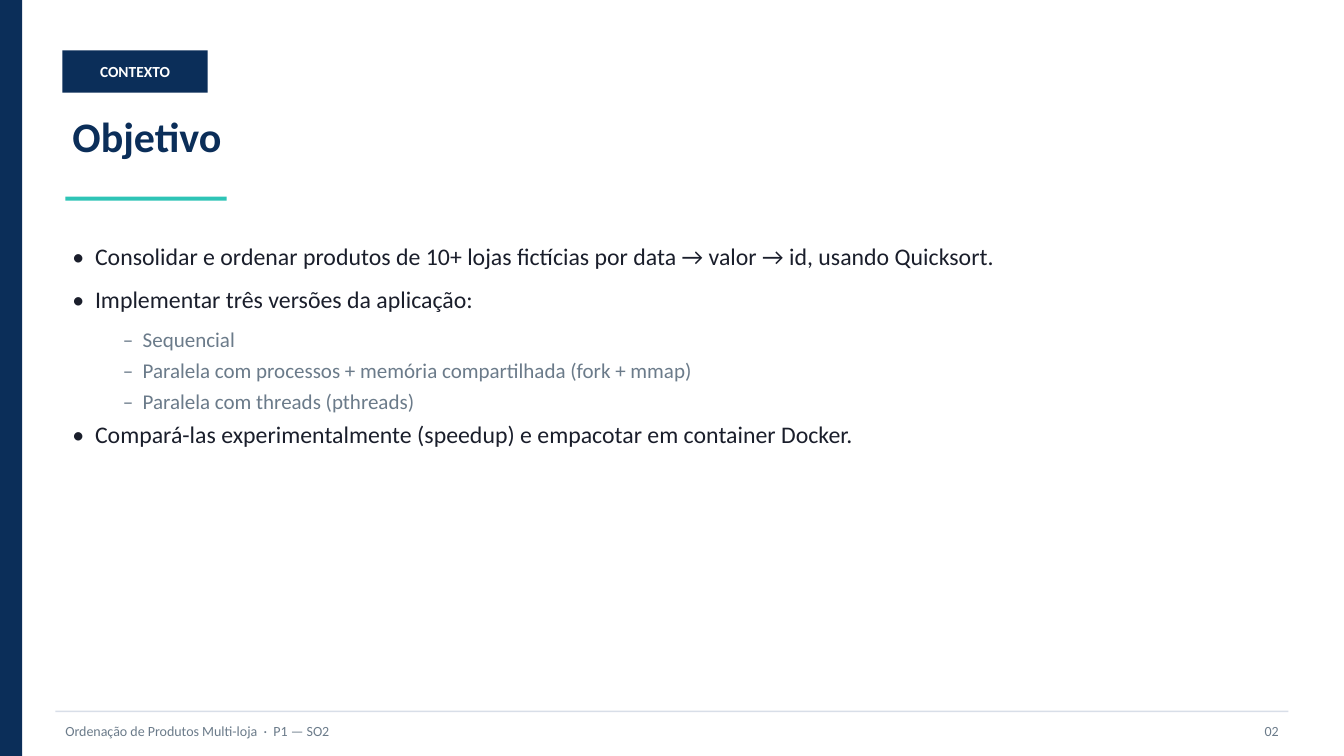
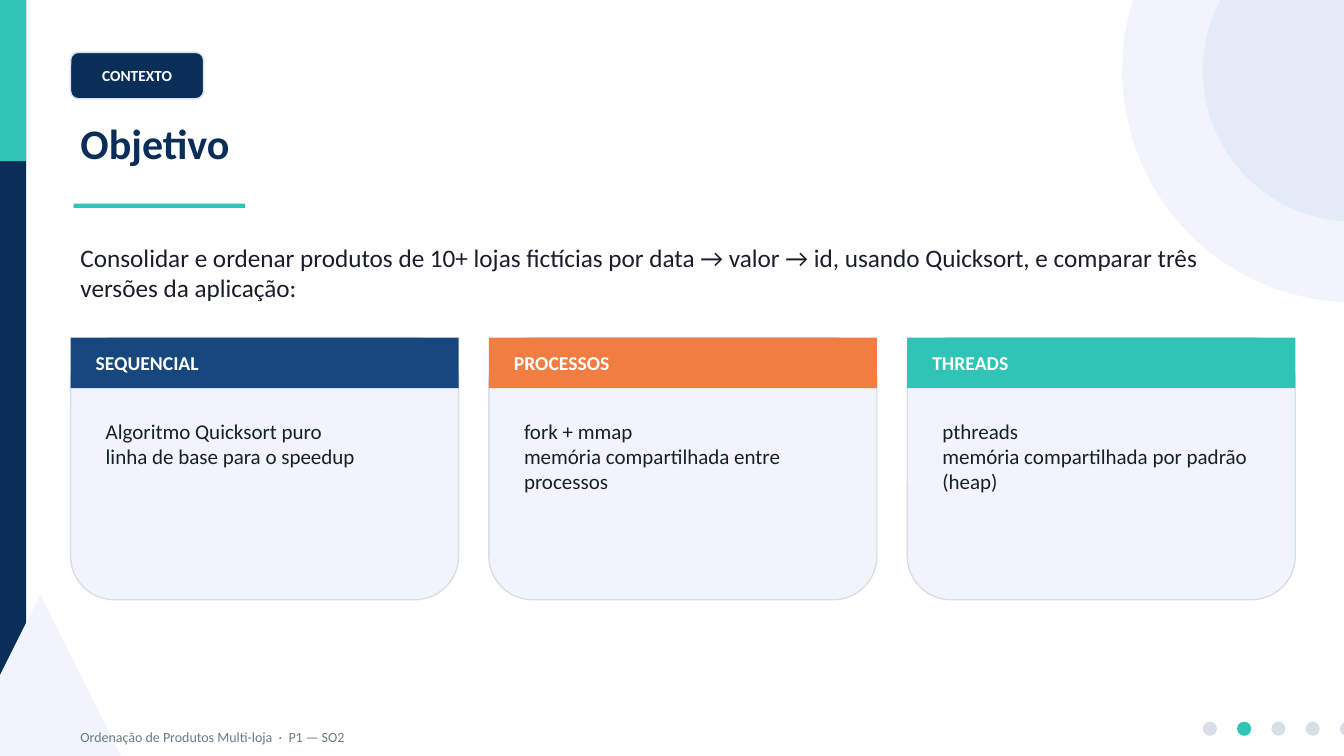
Before and after one commit to Abranches4434/Projeto_Ordena-o_De_Vetores, a slide deck: slide 2 of documentacao/apresentacao.pptx. Drawn at 1344x756 pixels with LibreOffice and Linux fonts; fonts in the diff are those of the drawing. Boxes give left, top, right and bottom in pixels: in the first picture for what was removed or moved away, otherwise in the second. Text is boxed around its words. In the diff, an @@ line names an element or a change of style, - is before the commit and + after.

Commit message:
Aplica identidade visual em todos os slides (cartoes, badges, pipeline, decoracao e progresso)

```diff
--- a/documentacao/apresentacao.pptx
+++ b/documentacao/apresentacao.pptx
@@ rectangle: place and size @@
-rectangle at [0,0,22,756]
+rectangle at [0,0,26,756]
@@ rectangle added at [0,0,26,161], fill #2EC4B6 @@
@@ ellipse added at [1122,0,1344,302], fill #F1F5FB @@
@@ ellipse added at [1203,0,1344,222], fill #E3ECF8 @@
@@ rounded rectangle "CONTEXTO": place and size @@
-rounded rectangle "CONTEXTO" at [63,50,208,93]
+rounded rectangle "CONTEXTO" at [71,52,204,99]
@@ rounded rectangle "CONTEXTO" at [71,52,204,99]: rectangle to rounded rectangle; outline none to #D8DEE8 1 pt @@
@@ text "Objetivo": place and size @@
-text "Objetivo" at [72,122,221,159]
+text "Objetivo" at [80,129,229,166]
@@ rectangle: place and size @@
-rectangle at [66,197,227,201]
+rectangle at [74,204,245,208]
@@ text at [80,249,1197,302]: text changed; size 17 to 18 pt @@
-• Consolidar e ordenar produtos de 10+ lojas fictícias por data → valor → id, usando Quicksort.
-• Implementar três versões da aplicação:
-  – Sequencial
-  – Paralela com processos + memória compartilhada (fork + mmap)
-  – Paralela com threads (pthreads)
-• Compará-las experimentalmente (speedup) e empacotar em container Docker.
+Consolidar e ordenar produtos de 10+ lojas fictícias por data → valor → id, usando Quicksort, e comparar três versões da aplicação:
@@ rounded rectangle added at [71,338,459,600], fill #F1F5FB, outline #D8DEE8 1 pt @@
@@ rectangle added at [71,338,459,388], fill #16477E @@
@@ text added at [96,357,199,373], 14 pt, text #FFFFFF, bold @@
+SEQUENCIAL
@@ rounded rectangle added at [489,338,877,600], fill #F1F5FB, outline #D8DEE8 1 pt @@
@@ rectangle added at [489,338,877,388], fill #F27D42 @@
@@ text added at [514,357,609,370], 14 pt, text #FFFFFF, bold @@
+PROCESSOS
@@ rounded rectangle added at [907,338,1296,600], fill #F1F5FB, outline #D8DEE8 1 pt @@
@@ rectangle added at [907,338,1296,388], fill #2EC4B6 @@
@@ text added at [932,357,1008,370], 14 pt, text #FFFFFF, bold @@
+THREADS
@@ text added at [106,424,354,468], 15 pt, text #1A1E2B @@
+Algoritmo Quicksort puro
+linha de base para o speedup
@@ text added at [524,424,780,493], 15 pt, text #1A1E2B @@
+fork + mmap
+memória compartilhada entre processos
@@ text added at [942,424,1247,493], 15 pt, text #1A1E2B @@
+pthreads
+memória compartilhada por padrão (heap)
@@ triangle added at [0,595,121,756], fill #F1F5FB @@
@@ rectangle removed at [55,711,1289,713] @@
@@ text "Ordenação de Produtos Multi-loja · ...": place and size @@
-text "Ordenação de Produtos Multi-loja · ..." at [65,726,330,739]
+text "Ordenação de Produtos Multi-loja · ..." at [80,732,345,745]
@@ ellipse added at [1203,722,1217,736], fill #D8DEE8 @@
@@ ellipse added at [1237,722,1251,736], fill #2EC4B6 @@
@@ text removed at [1265,727,1279,736] @@
-02
@@ ellipse added at [1271,722,1286,736], fill #D8DEE8 @@
@@ ellipse added at [1306,722,1320,736], fill #D8DEE8 @@
@@ ellipse added at [1340,722,1344,736], fill #D8DEE8 @@
```
Also in this commit, not shown: 6 other slides changed, 1 other file.
